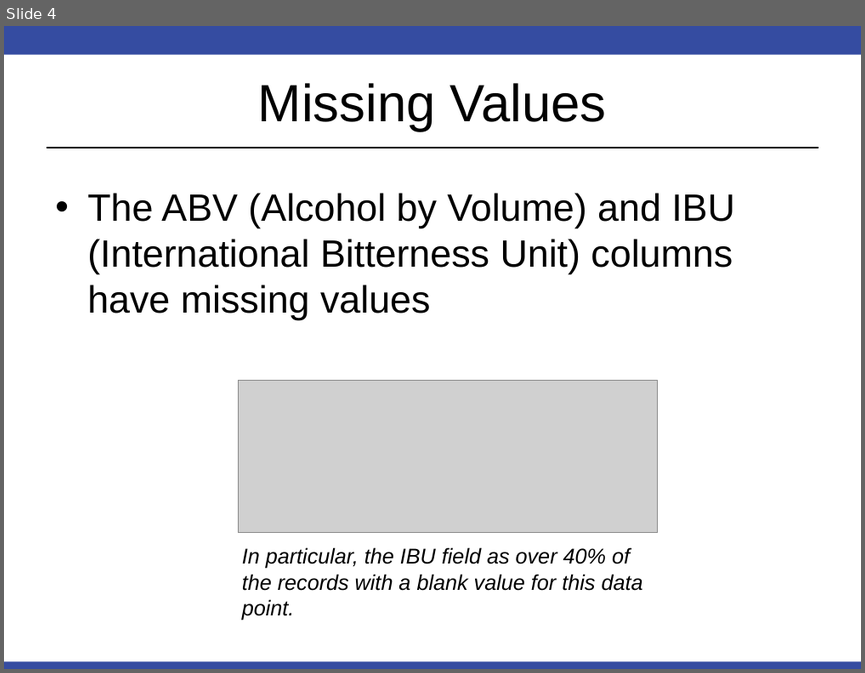
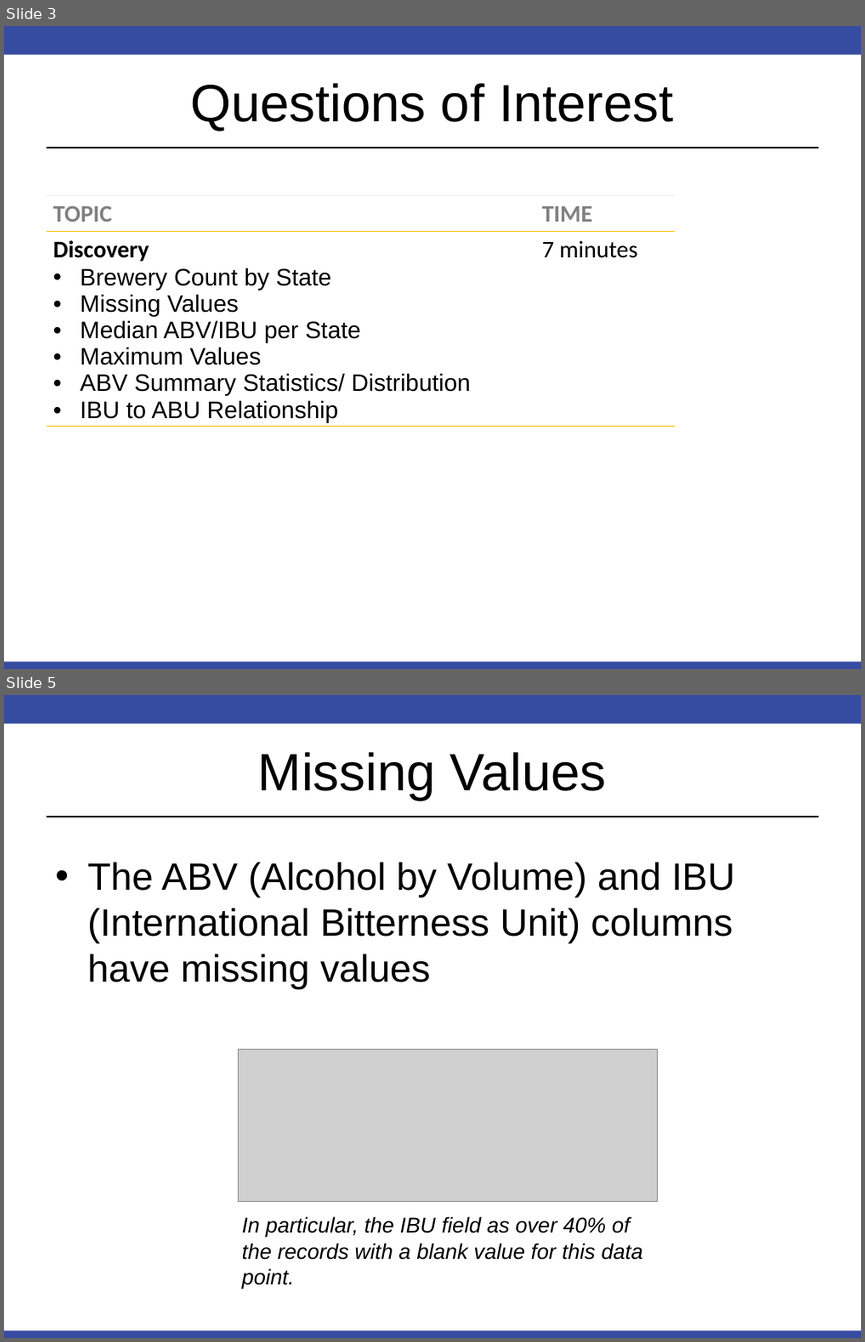
Before and after one commit to RobinsonCW/BeerAnalysis, a slide deck: presentation/DS6306_Proj1_Presentation.pptx. Shown one above the other, each under a label of ours: slide 4 before the commit, slides 3 and 5 after it; the slides between them are not shown. The pictures are 865x673 and 865x1342 pixels, drawn with LibreOffice and Linux fonts; fonts in the diff are those of the drawing; grey boxes stand for pictures. Boxes give left, top, right and bottom in pixels: in the first picture for what was removed or moved away, otherwise in the second. Text is boxed around its words. In the diff, an @@ line names an element or a change of style, - is before the commit and + after.

```diff
--- a/presentation/DS6306_Proj1_Presentation.pptx
+++ b/presentation/DS6306_Proj1_Presentation.pptx
@@ slide 3 added at (x1=4, y1=26, x2=861, y2=669), background #FFFFFF; not listed: 3 template elements that a slide beside it also shows @@
@@ title added at (x1=191, y1=83, x2=673, y2=131), 44 pt, text #000000 @@
+Questions of Interest
@@ table added at (x1=46, y1=196, x2=674, y2=437), 2 rows, 2 columns @@
+TOPIC | TIME
+Discovery / Brewery Count by State / Missing Values / Median ABV/IBU per State / Maximum Values / ABV Summary Statistics/ Distribution / IBU to ABU Relationship | 7 minutes
@@ what was slide 4 is now slide 5 @@
```
Also in this commit, not shown: 4 slides changed, 3 other files.
